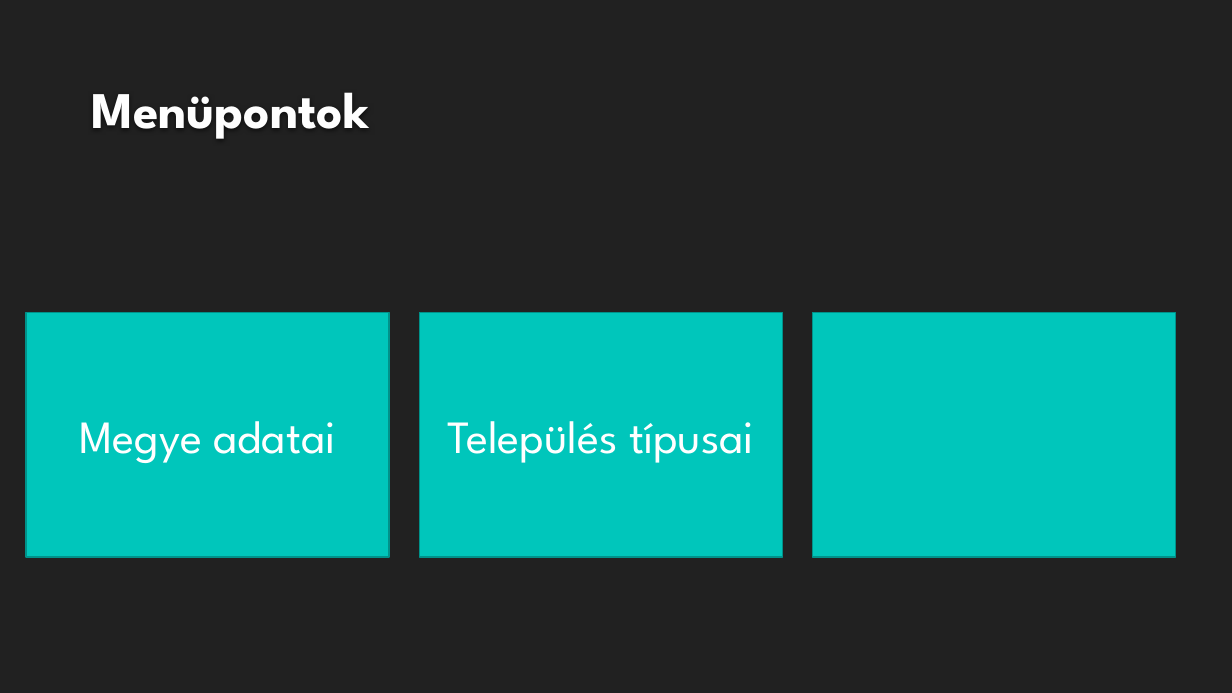
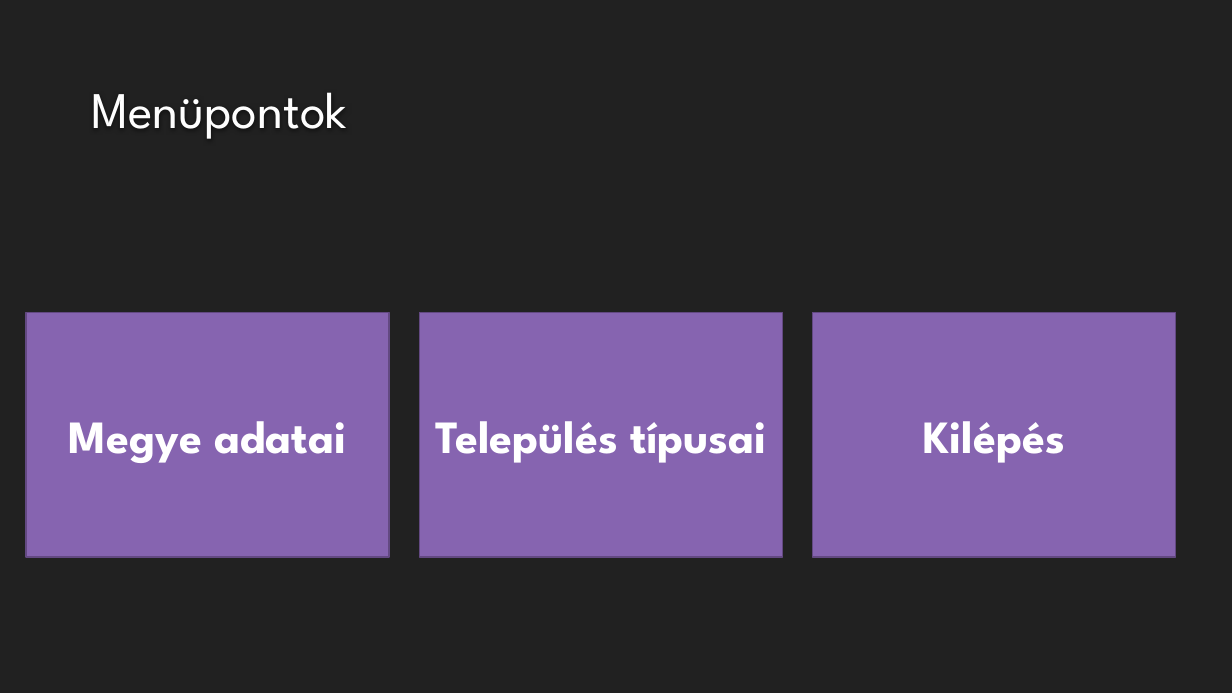
Before and after one commit to JaSzabolcs/nepesseg2025, a slide deck: slide 2 of projekt.pptx. Drawn at 1232x693 pixels with LibreOffice and Linux fonts; fonts in the diff are those of the drawing; background and template pictures are left out. Boxes give left, top, right and bottom in pixels: in the first picture for what was removed or moved away, otherwise in the second. Text is boxed around its words. In the diff, an @@ line names an element or a change of style, - is before the commit and + after.

```diff
--- a/projekt.pptx
+++ b/projekt.pptx
@@ title "Menüpontok" at (91,92,347,139): bold off @@
@@ rectangle "Megye adatai" at (26,312,389,557): bold on; fill #00C6BB to #8664B0; outline #00928A 1.25 pt to #634A82 1.25 pt @@
@@ rectangle "Település típusai" at (420,312,783,557): bold on; fill #00C6BB to #8664B0; outline #00928A 1.25 pt to #634A82 1.25 pt @@
@@ rectangle "Kilépés" at (812,312,1176,557): fill #00C6BB to #8664B0; outline #00928A 1.25 pt to #634A82 1.25 pt @@
@@ text in rectangle at (923,421,1065,463): text added @@
+Kilépés
```
Also in this commit, not shown: 2 other slides changed, 1 slide added, 1 slide removed.
